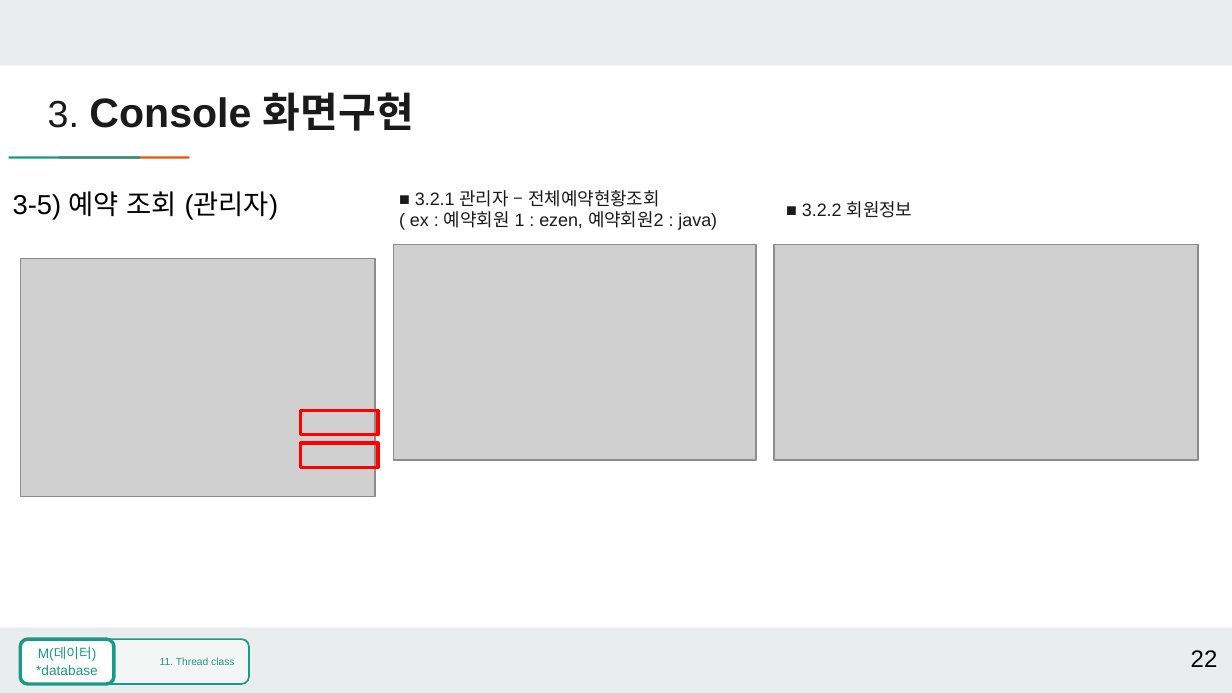
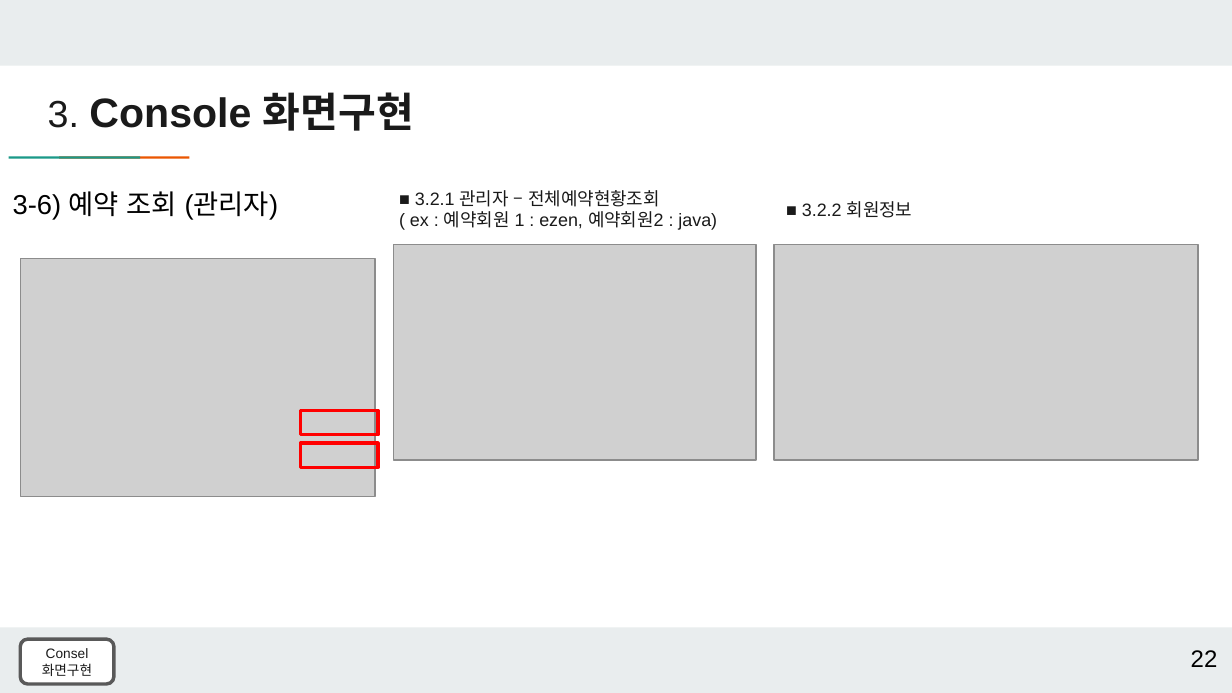
Before and after one commit to yongbeomj/Java-Console-Project, a slide deck: slide 22 of TeamProject/src/ppt/3조_호텔예약프로그램(장용범,김태호,신우현).pptx. Drawn at 1232x693 pixels with LibreOffice and Linux fonts; fonts in the diff are those of the drawing; grey boxes stand for pictures; background and template pictures are left out. Boxes give left, top, right and bottom in pixels: in the first picture for what was removed or moved away, otherwise in the second. Text is boxed around its words. In the diff, an @@ line names an element or a change of style, - is before the commit and + after.

```diff
--- a/TeamProject/src/ppt/3조_호텔예약프로그램(장용범,김태호,신우현).pptx
+++ b/TeamProject/src/ppt/3조_호텔예약프로그램(장용범,김태호,신우현).pptx
@@ text at (13, 191, 279, 220): text changed @@
-3-5) 예약 조회 (관리자)
+3-6) 예약 조회 (관리자)
@@ rounded rectangle "Consel 화면구현" at (20, 639, 113, 684): outline #1A9988 2 pt to #595959 2 pt @@
@@ rounded rectangle removed at (20, 639, 249, 684) @@
-11. Thread class
@@ text in rounded rectangle at (42, 648, 92, 676): text changed; text colour #1A9988 to #1A1A1A @@
-M(데이터)
-*database
+Consel
+화면구현
```
Also in this commit, not shown: 7 other slides changed, 1 other file.
